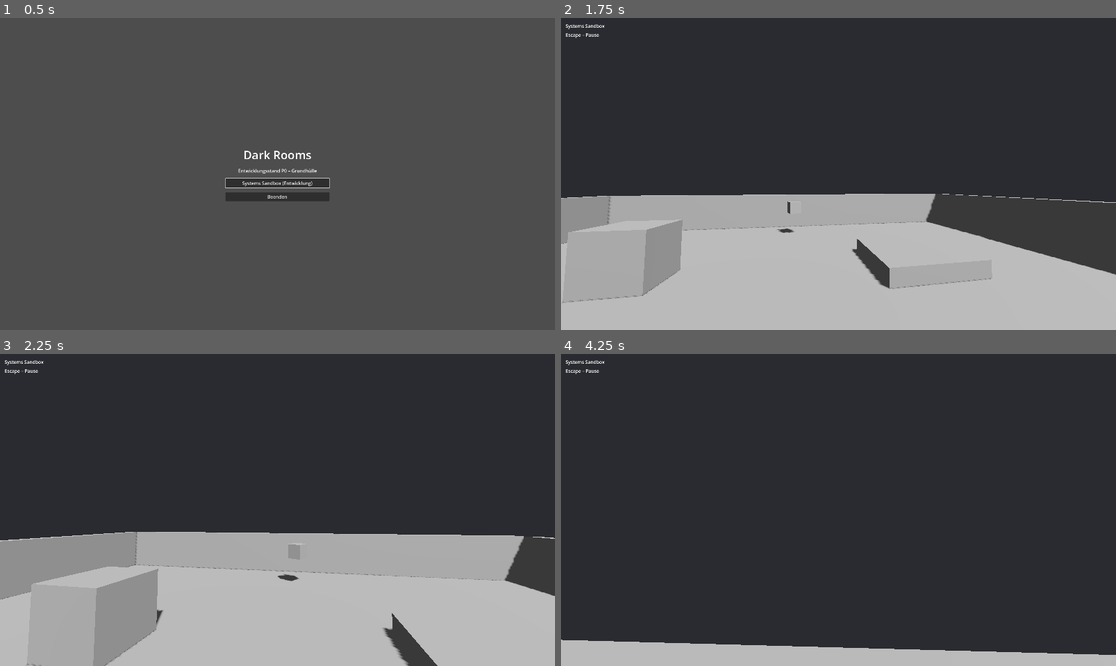
Above: before the commit, frames 1-4 (two rows, left to right).
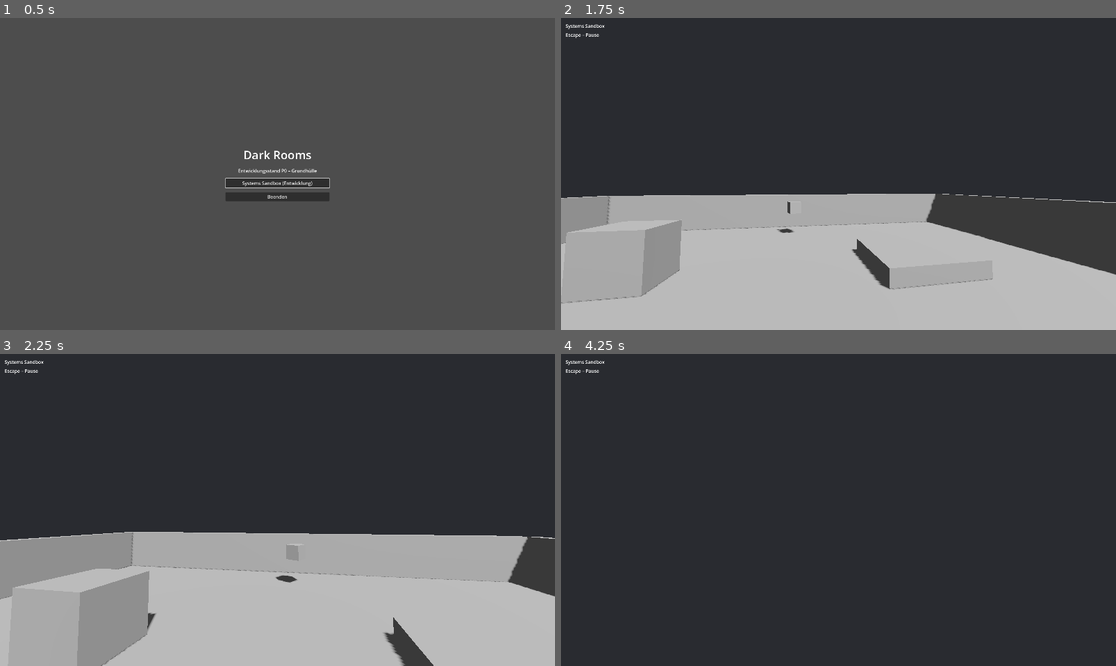
Above: after the commit, the same moments.

Repository: rushhour1982/Darkrooms
Game: Godot game, scene res://app/main.tscn
Same seed, same stepped clock (60 frames per second), same inputs: the game is played once before the commit and once after it.
Inputs (mouse positions are in pixels of both pictures, inside the frame that each line leads up to):
- Up to frame 1 (0.5 s): no input
- Up to frame 2 (1.75 s): click "Systems Sandbox (Entwicklung)" at 0.5 s; tap Enter at 1.25 s; move the mouse to (866, 174) at 1.27 s; hold W (move_forward) from 1.28 s (still down); tap Ctrl (crouch, bound only after the commit) at 1.35 s; tap Space (jump) at 1.52 s; tap Shift (sprint, bound only after the commit) at 1.55 s
- Up to frame 3 (2.25 s): keep holding W (move_forward); move the mouse to (249, 510) at 2.02 s; tap Shift (sprint, bound only after the commit) at 2.1 s
- Up to frame 4 (4.25 s): keep holding W (move_forward); tap Space (jump) at 2.27, 3.77 s; tap Ctrl (crouch, bound only after the commit) at 2.3, 2.85, 3.8 s; move the mouse to (849, 503) at 2.77 s; tap Shift (sprint, bound only after the commit) at 3.05, 3.6 s; move the mouse to (832, 516) at 3.52 s

Frame 1 is identical in both runs. In frame 2, 0.2% of the frame differs, in the area x 0-100%, y 56-92%; in frame 3, 2.0%; in frame 4, 5.9%, in the area x 0-100%, y 91-100%.

Commit message:
Implement sprint and crouch movement

Diff:
--- a/game/data/player_tuning.tres
+++ b/game/data/player_tuning.tres
@@ -7,7 +7,13 @@
 body_height = 1.8
 body_radius = 0.35
 eye_height = 1.65
+crouch_body_height = 1.2
+crouch_eye_height = 1.05
+crouch_speed = 2.5
+posture_transition_time = 0.15
+stand_clearance_margin = 0.05
 walk_speed = 5.0
+sprint_speed = 8.0
 ground_acceleration = 20.0
 ground_deceleration = 24.0
 air_control = 0.3
--- a/game/player/player.gd
+++ b/game/player/player.gd
@@ -6,22 +6,28 @@
 ## dreht horizontal (Yaw), Head vertikal (Pitch), die Kamera bleibt Kind von
 ## Head. Alle Zahlen kommen aus PlayerTuning; keine Tastencodes, nur Actions.
 ##
-## Ausbaustufe P1-01: WASD, Mausblick, Gravity, Sprung, Bodenkollision.
-## Sprint, Ducken, Traversal, Interaktion, Licht, Health und Audio folgen
-## mit ihren Tasks. Gameplayfreigabe kommt ausschließlich vom Level über
-## set_gameplay_active(); ohne Freigabe wird weder bewegt noch geblickt.
+## Ausbaustufe P1-02: WASD, Mausblick, Gravity, Sprung, Bodenkollision,
+## Sprint (Halten) und Ducken (Halten) mit sicherem Aufstehen. Haltung
+## (STANDING/CROUCHED) ist eine eigene Achse neben der Fortbewegung
+## (am Boden / in der Luft über is_on_floor()); keine Zustandsmaschine.
+## Traversal, Interaktion, Licht, Health und Audio folgen mit ihren Tasks.
+## Gameplayfreigabe kommt ausschließlich vom Level über set_gameplay_active().
+
+enum Posture { STANDING, CROUCHED }
 
 const ACTION_FORWARD: StringName = &"move_forward"
 const ACTION_BACKWARD: StringName = &"move_backward"
 const ACTION_LEFT: StringName = &"move_left"
 const ACTION_RIGHT: StringName = &"move_right"
 const ACTION_JUMP: StringName = &"jump"
+const ACTION_SPRINT: StringName = &"sprint"
+const ACTION_CROUCH: StringName = &"crouch"
 
 ## Frames nach einer Freigabe, in denen Mausbewegung verworfen wird, damit
 ## ein alter Mausimpuls beim Wiederfangen keinen Kamerasprung auslöst.
 const LOOK_SUPPRESS_FRAMES: int = 2
 
-## Vorläufige Bewegungs-/Kamerawerte (E03-Prototyp-Profil).
+## Vorläufige Bewegungs-/Kamerawerte (E03-Prototyp-Profil und -Nachtrag).
 @export var tuning: PlayerTuning
 
 @onready var _body_shape: CollisionShape3D = $BodyShape
@@ -32,6 +38,12 @@
 ## Vertikaler Blickwinkel in Radiant; Laufzustand, nicht Konfiguration.
 var _pitch: float = 0.0
 var _look_suppress_frames: int = 0
+## Haltungsachse; die Kollisionsform folgt ihr sofort, die Kamera weich.
+var _posture: Posture = Posture.STANDING
+## Aktuelle Kamerahöhe (weicher Übergang zwischen den Augenhöhen).
+var _eye_height_current: float = 0.0
+## Query-Kapsel für die Aufstehprüfung; nur für Physikabfragen, nie im Baum.
+var _stand_query_shape: CapsuleShape3D = CapsuleShape3D.new()
 
 
 func _ready() -> void:
@@ -64,12 +76,16 @@
 	return _gameplay_active
 
 
-## Setzt Geschwindigkeit und Blickhistorie zurück; Yaw bleibt die Spawnausrichtung.
+## Setzt Geschwindigkeit, Haltung und Blickhistorie zurück; Yaw bleibt die
+## Spawnausrichtung. Der Spawn erfolgt stehend.
 func reset_motion_state() -> void:
 	velocity = Vector3.ZERO
 	_pitch = 0.0
 	_head.rotation = Vector3.ZERO
 	_look_suppress_frames = LOOK_SUPPRESS_FRAMES
+	_set_posture(Posture.STANDING)
+	_eye_height_current = tuning.eye_height if tuning != null else _head.position.y
+	_head.position.y = _eye_height_current
 
 
 func get_camera() -> Camera3D:
@@ -78,6 +94,18 @@
 
 func get_pitch_degrees() -> float:
 	return rad_to_deg(_pitch)
+
+
+func get_posture() -> Posture:
+	return _posture
+
+
+func is_crouched() -> bool:
+	return _posture == Posture.CROUCHED
+
+
+func is_sprinting() -> bool:
+	return _gameplay_active and _posture == Posture.STANDING and Input.is_action_pressed(ACTION_SPRINT)
 
 
 ## Mausblick: relative Pixel × Empfindlichkeit, unabhängig von der Bildrate.
@@ -112,6 +140,9 @@
 	if not _gameplay_active:
 		return
 
+	_update_posture()
+	_update_eye_height(delta)
+
 	# Eingabeabsicht: Vector2 mit Länge ≤ 1 (Diagonalnormalisierung), dann
 	# relativ zur horizontalen Blickrichtung (Yaw des Körpers) ausgerichtet.
 	var input_dir: Vector2 = Input.get_vector(ACTION_LEFT, ACTION_RIGHT, ACTION_FORWARD, ACTION_BACKWARD)
@@ -122,18 +153,22 @@
 		wish_dir = wish_dir.normalized() * minf(input_dir.length(), 1.0)
 
 	var horizontal: Vector3 = Vector3(velocity.x, 0.0, velocity.z)
-	var target: Vector3 = wish_dir * tuning.walk_speed
+	var intent_speed: float = _intent_speed()
 	if is_on_floor():
+		var target: Vector3 = wish_dir * intent_speed
 		var rate: float = tuning.ground_acceleration if wish_dir != Vector3.ZERO else tuning.ground_deceleration
 		horizontal = horizontal.move_toward(target, rate * delta)
 	elif wish_dir != Vector3.ZERO:
-		# Reduzierte Luftsteuerung; ohne Eingabe bleibt der Luftimpuls erhalten.
-		horizontal = horizontal.move_toward(target, tuning.ground_acceleration * tuning.air_control * delta)
+		# Reduzierte Luftsteuerung; vorhandener Impuls (z. B. aus dem Sprint)
+		# bleibt erhalten: Es wird nur umgelenkt, nie in der Luft abgebremst.
+		var air_target: Vector3 = wish_dir * maxf(intent_speed, horizontal.length())
+		horizontal = horizontal.move_toward(air_target, tuning.ground_acceleration * tuning.air_control * delta)
 	velocity.x = horizontal.x
 	velocity.z = horizontal.z
 
 	if is_on_floor():
-		if Input.is_action_just_pressed(ACTION_JUMP):
+		# Kein Sprung aus der Hocke (kein Crouch-Jump); Sprung aus dem Sprint erlaubt.
+		if _posture == Posture.STANDING and Input.is_action_just_pressed(ACTION_JUMP):
 			velocity.y = tuning.get_jump_velocity()
 	else:
 		velocity.y -= tuning.gravity * delta
@@ -141,8 +176,89 @@
 	move_and_slide()
 
 
+## Zieltempo aus Haltung und Sprintabsicht: geduckt gilt das Ducktempo,
+## Sprint ist nur stehend möglich.
+func _intent_speed() -> float:
+	if _posture == Posture.CROUCHED:
+		return tuning.crouch_speed
+	if Input.is_action_pressed(ACTION_SPRINT):
+		return tuning.sprint_speed
+	return tuning.walk_speed
+
+
+## Haltung nur am Boden wechseln: Halten von „crouch“ duckt sofort, Loslassen
+## versucht aufzustehen; unter blockierter Decke bleibt der Player geduckt.
+func _update_posture() -> void:
+	if not is_on_floor():
+		return
+	var wants_crouch: bool = Input.is_action_pressed(ACTION_CROUCH)
+	if wants_crouch and _posture == Posture.STANDING:
+		_set_posture(Posture.CROUCHED)
+	elif not wants_crouch and _posture == Posture.CROUCHED and can_stand_up():
+		_set_posture(Posture.STANDING)
+
+
+## Prüft mit einer Physikabfrage, ob die stehende Kapsel (plus Freiraum-
+## Rand) an der aktuellen Position frei von anderen Körpern ist. Der eigene
+## Körper ist ausgeschlossen; die Prüfkapsel beginnt knapp über den Füßen,
+## damit der Boden selbst nicht als Blockade zählt.
+func can_stand_up() -> bool:
+	var margin: float = tuning.stand_clearance_margin
+	_stand_query_shape.radius = tuning.body_radius
+	_stand_query_shape.height = tuning.body_height
+	var query := PhysicsShapeQueryParameters3D.new()
+	query.shape = _stand_query_shape
+	query.transform = global_transform.translated_local(Vector3(0.0, tuning.body_height * 0.5 + margin, 0.0))
+	query.collision_mask = collision_mask
+	query.exclude = [get_rid()]
+	query.collide_with_bodies = true
+	query.collide_with_areas = false
+	var hits: Array[Dictionary] = get_world_3d().direct_space_state.intersect_shape(query, 1)
+	return hits.is_empty()
+
+
+## Haltung setzen. Beim Aufstehen wächst die Kapsel sofort (der Freiraum ist
+## geprüft); beim Ducken bleibt sie hoch, bis die Kamera unten ist, damit die
+## Kamera nie außerhalb der Kollisionsform liegt (kein Kameradurchtritt).
+func _set_posture(posture: Posture) -> void:
+	_posture = posture
+	if tuning == null:
+		return
+	if posture == Posture.STANDING:
+		_apply_capsule_height(tuning.body_height)
+	elif tuning.posture_transition_time <= 0.0:
+		_apply_capsule_height(tuning.crouch_body_height)
+
+
+## Instanzlokale Kapsel auf die gegebene Höhe setzen; die Füße bleiben am Root.
+func _apply_capsule_height(height: float) -> void:
+	var capsule: CapsuleShape3D = _body_shape.shape as CapsuleShape3D
+	if capsule != null:
+		capsule.height = height
+	_body_shape.position = Vector3(0.0, height * 0.5, 0.0)
+
+
+func get_capsule_height() -> float:
+	var capsule: CapsuleShape3D = _body_shape.shape as CapsuleShape3D
+	return capsule.height if capsule != null else 0.0
+
+
+## Kamerahöhe weich zur Zielaugenhöhe der Haltung führen. Sobald die Kamera
+## in der Hocke angekommen ist, wird die Kapsel auf die Duckhöhe verkleinert.
+func _update_eye_height(delta: float) -> void:
+	var target: float = tuning.crouch_eye_height if _posture == Posture.CROUCHED else tuning.eye_height
+	if tuning.posture_transition_time <= 0.0:
+		_eye_height_current = target
+	else:
+		var rate: float = absf(tuning.eye_height - tuning.crouch_eye_height) / tuning.posture_transition_time
+		_eye_height_current = move_toward(_eye_height_current, target, rate * delta)
+	_head.position.y = _eye_height_current
+	if _posture == Posture.CROUCHED and is_equal_approx(_eye_height_current, tuning.crouch_eye_height):
+		_apply_capsule_height(tuning.crouch_body_height)
+
+
 ## Kapsel und Kamera aus der Konfiguration ableiten. Die Kollisionsform bleibt
-## instanzlokal, damit spätere Formänderungen (Ducken) keine geteilte Resource
+## instanzlokal, damit Formänderungen (Ducken) keine geteilte Resource
 ## verändern.
 func _apply_tuning() -> void:
 	if tuning == null:
@@ -154,8 +270,7 @@
 	if not capsule.resource_local_to_scene:
 		capsule = capsule.duplicate()
 		_body_shape.shape = capsule
-	capsule.height = tuning.body_height
 	capsule.radius = tuning.body_radius
-	_body_shape.position = Vector3(0.0, tuning.body_height * 0.5, 0.0)
-	_head.position = Vector3(0.0, tuning.eye_height, 0.0)
+	_set_posture(_posture)
+	_head.position = Vector3(0.0, _head.position.y, 0.0)
 	_camera.fov = tuning.fov
--- a/game/player/player_tuning.gd
+++ b/game/player/player_tuning.gd
@@ -16,8 +16,22 @@
 ## Höhe der Kamera über den Füßen.
 @export_range(0.5, 2.5, 0.01, "suffix:m") var eye_height: float = 1.65
 
+@export_group("Ducken")
+## Kapselhöhe in geduckter Haltung.
+@export_range(0.5, 2.5, 0.01, "suffix:m") var crouch_body_height: float = 1.2
+## Kamerahöhe über den Füßen in geduckter Haltung.
+@export_range(0.3, 2.5, 0.01, "suffix:m") var crouch_eye_height: float = 1.05
+@export_range(0.1, 20.0, 0.1, "suffix:m/s") var crouch_speed: float = 2.5
+## Dauer des weichen Kameraübergangs zwischen Stehen und Ducken (vorläufig,
+## nicht im E03-Nachtrag beziffert). Die Kollisionsform wechselt sofort.
+@export_range(0.0, 1.0, 0.01, "suffix:s") var posture_transition_time: float = 0.15
+## Zusätzlicher Freiraum, den die Aufstehprüfung über der stehenden Kapsel
+## und unter den Füßen verlangt (vorläufig, nicht im E03-Nachtrag beziffert).
+@export_range(0.0, 0.3, 0.01, "suffix:m") var stand_clearance_margin: float = 0.05
+
 @export_group("Bewegung")
 @export_range(0.1, 20.0, 0.1, "suffix:m/s") var walk_speed: float = 5.0
+@export_range(0.1, 30.0, 0.1, "suffix:m/s") var sprint_speed: float = 8.0
 @export_range(0.1, 100.0, 0.1, "suffix:m/s²") var ground_acceleration: float = 20.0
 @export_range(0.1, 100.0, 0.1, "suffix:m/s²") var ground_deceleration: float = 24.0
 ## Anteil der Bodenbeschleunigung, der in der Luft wirkt (reduzierte
@@ -50,8 +64,16 @@
 		problems.append("body_height muss größer als 2 × body_radius sein")
 	if eye_height <= 0.0 or eye_height >= body_height:
 		problems.append("eye_height muss zwischen 0 und body_height liegen")
+	if crouch_body_height <= 2.0 * body_radius or crouch_body_height >= body_height:
+		problems.append("crouch_body_height muss zwischen 2 × body_radius und body_height liegen")
+	if crouch_eye_height <= 0.0 or crouch_eye_height >= crouch_body_height:
+		problems.append("crouch_eye_height muss zwischen 0 und crouch_body_height liegen")
 	if walk_speed <= 0.0 or ground_acceleration <= 0.0 or ground_deceleration <= 0.0:
 		problems.append("walk_speed, ground_acceleration und ground_deceleration müssen positiv sein")
+	if sprint_speed < walk_speed or crouch_speed <= 0.0 or crouch_speed > walk_speed:
+		problems.append("es muss gelten: 0 < crouch_speed ≤ walk_speed ≤ sprint_speed")
+	if posture_transition_time < 0.0 or stand_clearance_margin < 0.0:
+		problems.append("posture_transition_time und stand_clearance_margin dürfen nicht negativ sein")
 	if air_control < 0.0 or air_control > 1.0:
 		problems.append("air_control muss zwischen 0 und 1 liegen")
 	if gravity <= 0.0 or jump_height < 0.0:
--- a/game/project.godot
+++ b/game/project.godot
@@ -48,11 +48,13 @@
 }
 sprint={
 "deadzone": 0.2,
-"events": []
+"events": [Object(InputEventKey,"resource_local_to_scene":false,"resource_name":"","device":-1,"window_id":0,"alt_pressed":false,"shift_pressed":false,"ctrl_pressed":false,"meta_pressed":false,"pressed":false,"keycode":0,"physical_keycode":4194325,"key_label":0,"unicode":0,"location":1,"echo":false,"script":null)
+]
 }
 crouch={
 "deadzone": 0.2,
-"events": []
+"events": [Object(InputEventKey,"resource_local_to_scene":false,"resource_name":"","device":-1,"window_id":0,"alt_pressed":false,"shift_pressed":false,"ctrl_pressed":false,"meta_pressed":false,"pressed":false,"keycode":0,"physical_keycode":4194326,"key_label":0,"unicode":0,"location":1,"echo":false,"script":null)
+]
 }
 interact={
 "deadzone": 0.2,
--- a/game/tests/systems_sandbox.tscn
+++ b/game/tests/systems_sandbox.tscn
@@ -32,6 +32,12 @@
 
 [sub_resource type="BoxShape3D" id="BoxShape3D_block"]
 size = Vector3(1.5, 1.5, 1.5)
+
+[sub_resource type="BoxMesh" id="BoxMesh_low_ceiling"]
+size = Vector3(4, 0.3, 3)
+
+[sub_resource type="BoxShape3D" id="BoxShape3D_low_ceiling"]
+size = Vector3(4, 0.3, 3)
 
 [sub_resource type="BoxMesh" id="BoxMesh_marker"]
 size = Vector3(0.6, 0.6, 0.6)
@@ -136,6 +142,15 @@
 [node name="CollisionShape3D" type="CollisionShape3D" parent="World/Block"]
 shape = SubResource("BoxShape3D_block")
 
+[node name="LowPassage" type="StaticBody3D" parent="World"]
+transform = Transform3D(1, 0, 0, 0, 1, 0, 0, 0, 1, -5, 1.65, 5)
+
+[node name="MeshInstance3D" type="MeshInstance3D" parent="World/LowPassage"]
+mesh = SubResource("BoxMesh_low_ceiling")
+
+[node name="CollisionShape3D" type="CollisionShape3D" parent="World/LowPassage"]
+shape = SubResource("BoxShape3D_low_ceiling")
+
 [node name="Marker" type="MeshInstance3D" parent="World"]
 transform = Transform3D(1, 0, 0, 0, 1, 0, 0, 0, 1, 0, 1.4, -8)
 mesh = SubResource("BoxMesh_marker")
Not shown: 1 places in game/tests/systems_sandbox.tscn that only renumber resources
Not shown, changed: docs/TASKS.md
